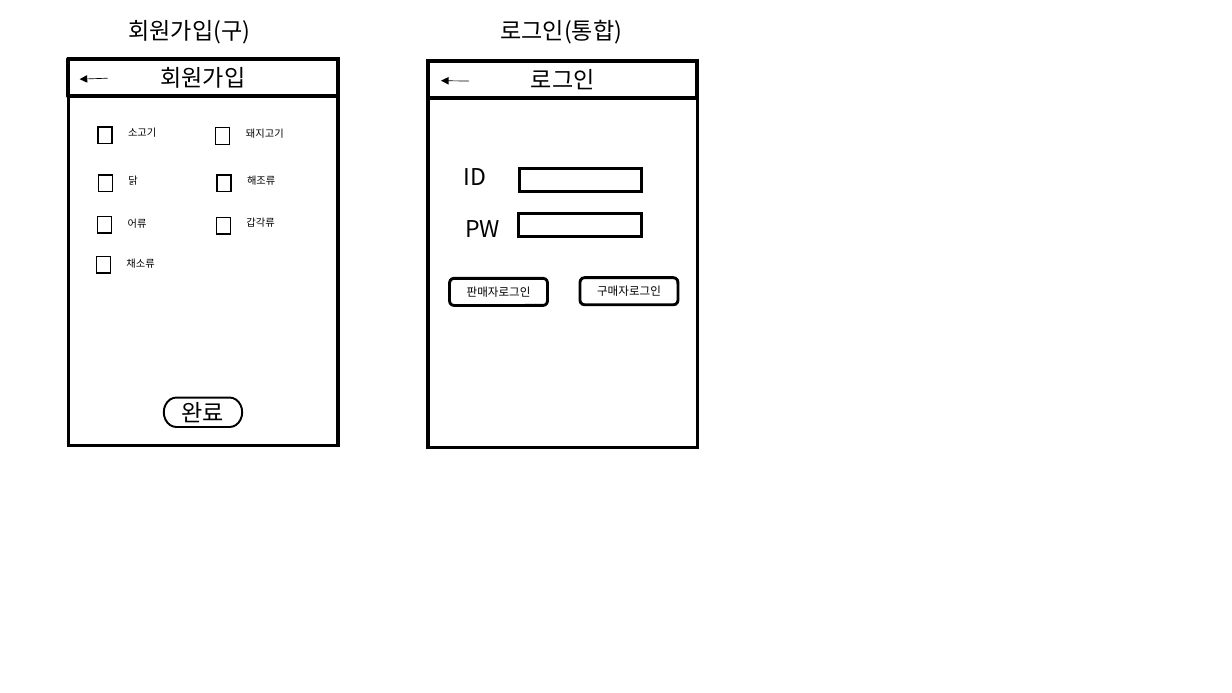
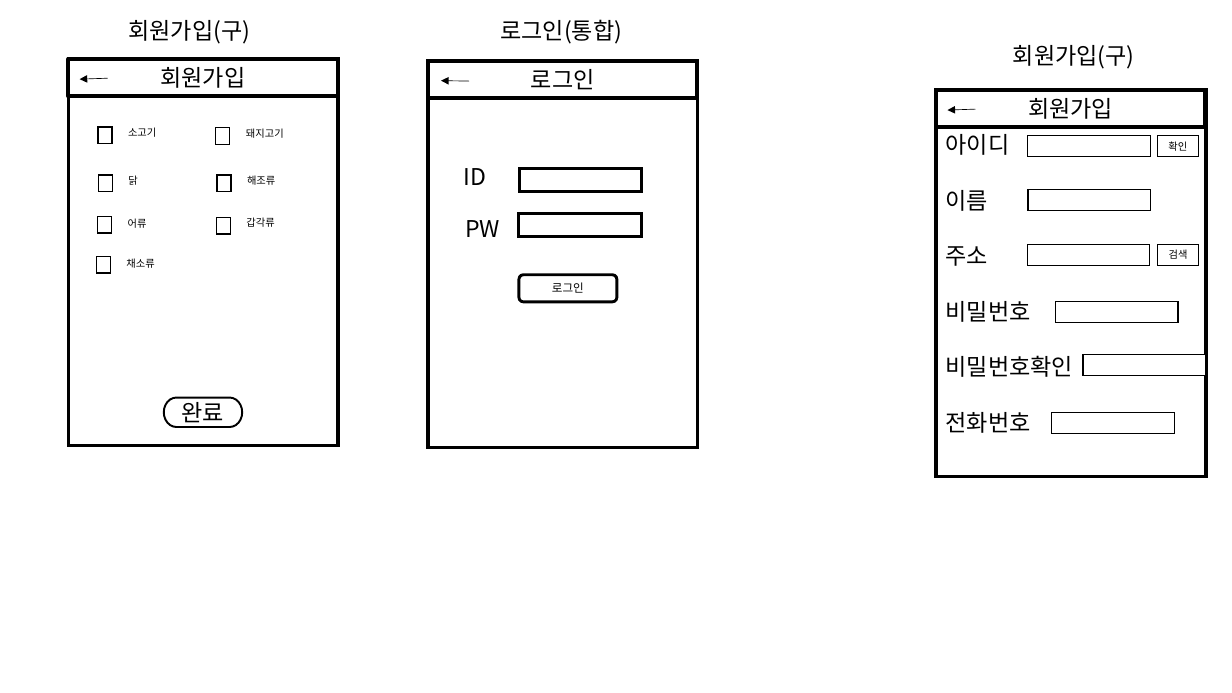
Before and after one commit to VanSubstance/projectTemp, a slide deck: slide 5 of Documents/공모전 ver.1.pptx (slide 2 before the commit). Drawn at 1232x693 pixels with LibreOffice and Linux fonts; fonts in the diff are those of the drawing. Boxes give left, top, right and bottom in pixels: in the first picture for what was removed or moved away, otherwise in the second. Text is boxed around its words. In the diff, an @@ line names an element or a change of style, - is before the commit and + after.

```diff
--- a/Documents/공모전 ver.1.pptx
+++ b/Documents/공모전 ver.1.pptx
@@ text added at (1013, 45, 1135, 69), 18 pt, text #000000 @@
+회원가입(구)
@@ rectangle added at (936, 91, 1205, 477), fill #FFFFFF, outline #000000 3 pt, 18 pt, text #000000 @@
+아이디
+이름
+주소
+비밀번호
+비밀번호확인
+전화번호
@@ rectangle added at (936, 90, 1205, 127), outline #000000 3 pt, 18 pt, text #000000 @@
+회원가입
@@ rectangle added at (937, 90, 1206, 476), fill #FFFFFF, outline #000000 3 pt @@
@@ arrow added from (976, 109) to (947, 110), #000000 0.5 pt @@
@@ rectangle added at (1028, 136, 1150, 157), fill #FFFFFF, outline #000000 1 pt @@
@@ rectangle added at (1157, 136, 1199, 157), fill #FFFFFF, outline #000000 1 pt, 8 pt, text #000000 @@
+확인
@@ rectangle added at (1029, 189, 1151, 211), fill #FFFFFF, outline #000000 1 pt @@
@@ rectangle added at (1028, 244, 1150, 265), fill #FFFFFF, outline #000000 1 pt @@
@@ rectangle added at (1158, 244, 1200, 265), fill #FFFFFF, outline #000000 1 pt, 8 pt, text #000000 @@
+검색
@@ rounded rectangle removed at (450, 278, 548, 305) @@
-판매자로그인
@@ rounded rectangle "로그인": place and size @@
-rounded rectangle "로그인" at (580, 278, 678, 305)
+rounded rectangle "로그인" at (519, 274, 617, 301)
@@ text in rounded rectangle at (552, 282, 584, 293): text changed @@
-구매자로그인
+로그인
@@ rectangle added at (1056, 301, 1178, 323), fill #FFFFFF, outline #000000 1 pt @@
@@ rectangle added at (1083, 355, 1205, 376), fill #FFFFFF, outline #000000 1 pt @@
@@ rectangle added at (1052, 413, 1174, 434), fill #FFFFFF, outline #000000 1 pt @@
```
Also in this commit, not shown: 3 other slides changed.
